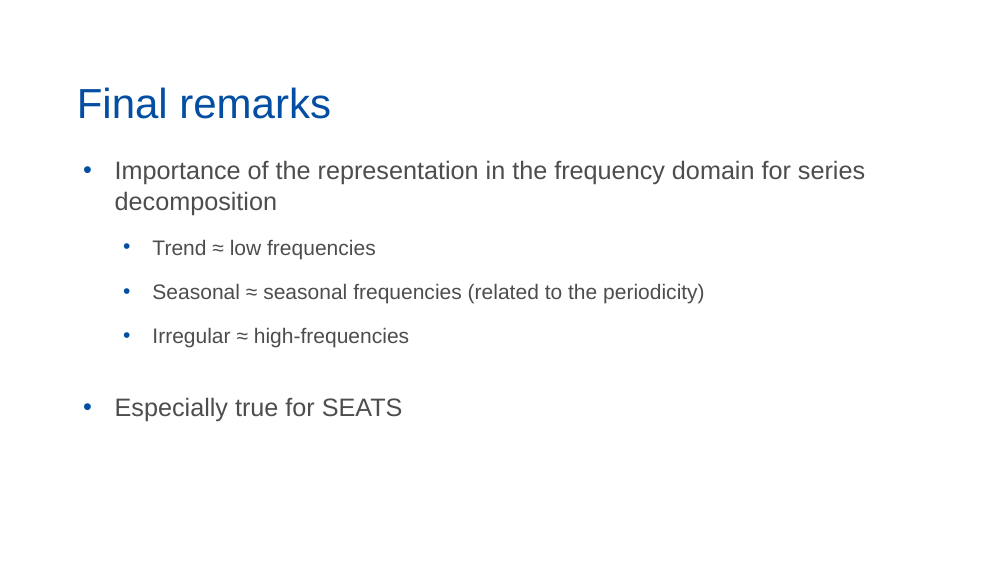
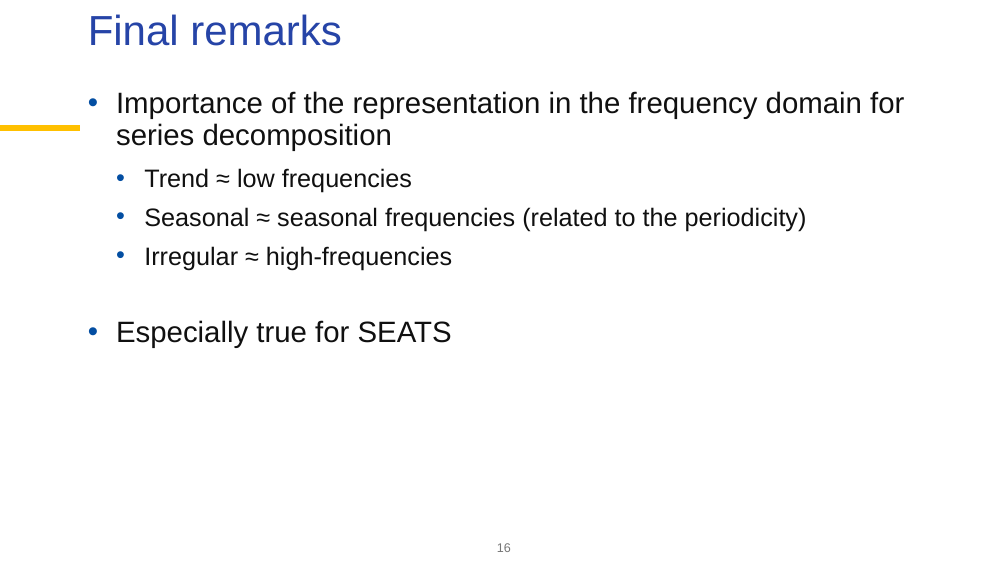
Before and after one commit to palatej/ESTP2026, a slide deck: slide 16 of 1.5 Time series.pptx (slide 17 before the commit). Drawn at 1008x567 pixels with LibreOffice and Linux fonts; fonts in the diff are those of the drawing; background and template pictures are left out. Boxes give left, top, right and bottom in pixels: in the first picture for what was removed or moved away, otherwise in the second. Text is boxed around its words. In the diff, an @@ line names an element or a change of style, - is before the commit and + after.

Commit message:
Time series

```diff
--- a/1.5 Time series.pptx
+++ b/1.5 Time series.pptx
@@ title "Final remarks": place and size @@
-title "Final remarks" at [77,87,331,119]
+title "Final remarks" at [88,14,342,46]
@@ title "Final remarks" at [88,14,342,46]: text colour #034EA2 to #2644A7; vertical alignment bottom to top @@
@@ text "Importance of the representation in ...": place and size @@
-text "Importance of the representation in ..." at [115,160,865,422]
+text "Importance of the representation in ..." at [116,91,904,348]
@@ text "Importance of the representation in ..." at [116,91,904,348]: size 24 to 28 pt in "Importance of the representation in the frequency ...", "Especially true for SEATS"; text colour #4D4D4D to #101010; size 20 to 24 pt in "Trend ≈ low frequencies", "Seasonal ≈ seasonal frequencies (related to the ...", "Irregular ≈ high-frequencies"; indent changed; line spacing 1 to 0.9; more space between paragraphs; less space between paragraphs @@
@@ line added from (0, 129) to (80, 129), #FFC000 6 pt @@
@@ page number added at [497,543,511,552], 12 pt, text #767676 @@
+16
```
Also in this commit, not shown: 9 other slides changed, 1 slide removed, 7 other files.
